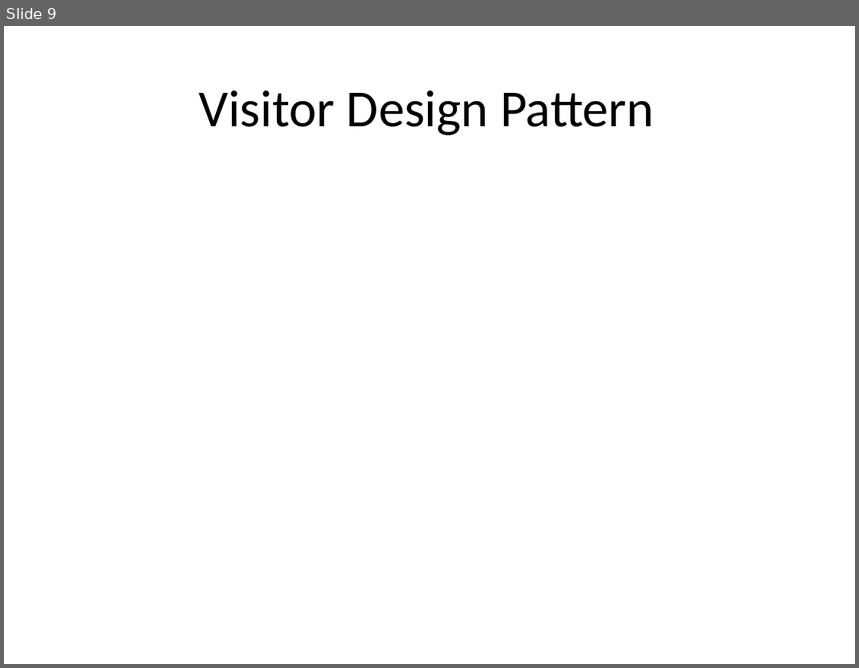
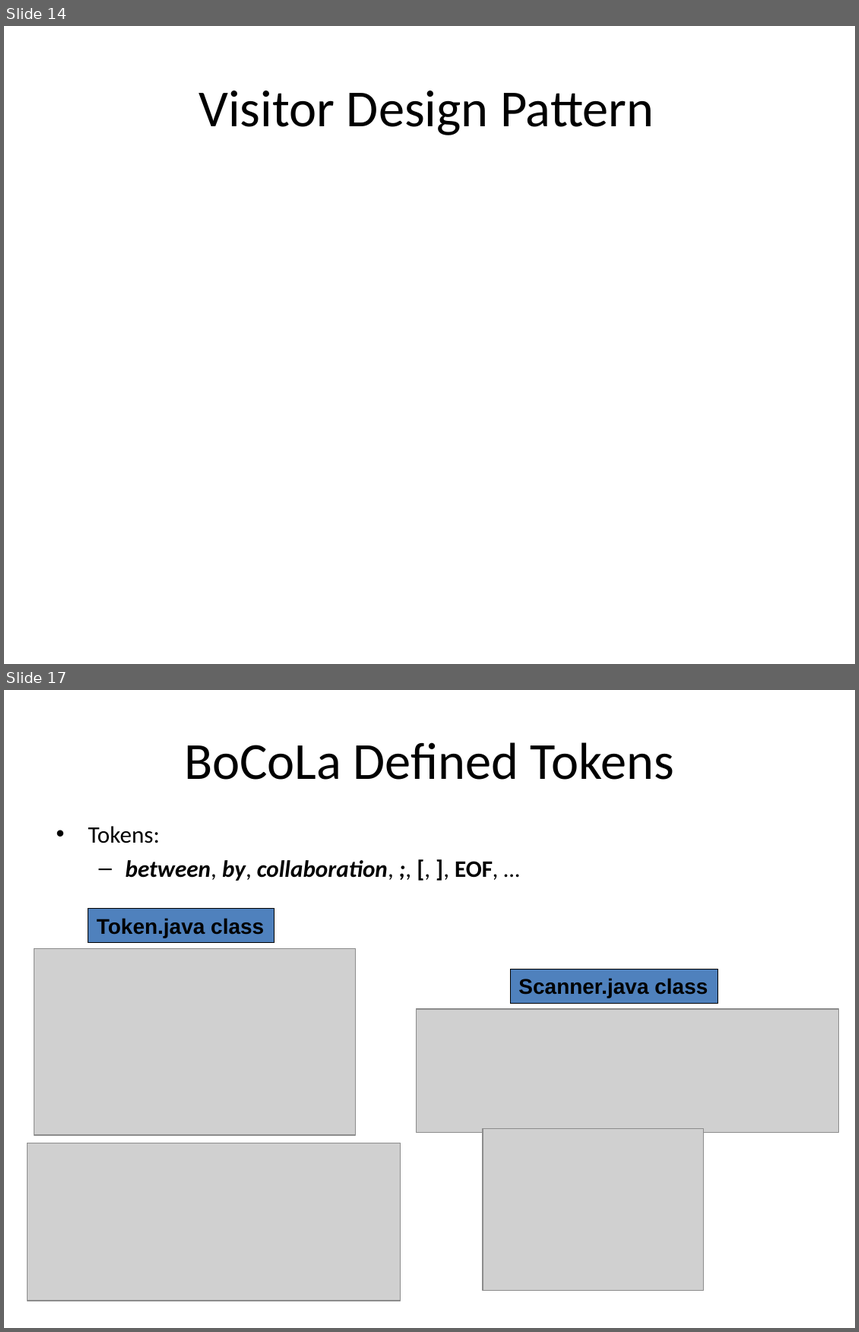
Before and after one commit to isurup/kalle-martin-group, a slide deck: SSE2/slides/1 Analysis.ppt. Shown one above the other, each under a label of ours: slide 9 before the commit, slides 14 and 17 after it; the slides between them are not shown. The pictures are 859x668 and 859x1332 pixels, drawn with LibreOffice and Linux fonts; fonts in the diff are those of the drawing; grey boxes stand for pictures. Boxes give left, top, right and bottom in pixels: in the first picture for what was removed or moved away, otherwise in the second. Text is boxed around its words. In the diff, an @@ line names an element or a change of style, - is before the commit and + after.

```diff
--- a/SSE2/slides/1 Analysis.ppt
+++ b/SSE2/slides/1 Analysis.ppt
@@ slide 17 added at [4,690,855,1328], background #FFFFFF @@
@@ title added at [184,742,674,780], 44 pt, text #000000 @@
+BoCoLa Defined Tokens
@@ text added at [88,826,499,881], 20 pt, text #000000, bold, italic @@
+• Tokens:
+  – between, by, collaboration, ;, [, ], EOF, …
@@ rectangle added at [88,909,275,943], fill #4F81BD, outline #000000 0.74 pt, 18 pt, text #000000, bold @@
+Token.java class
@@ picture added at [34,948,356,1135] @@
@@ rectangle added at [510,969,718,1003], fill #4F81BD, outline #000000 0.74 pt, 18 pt, text #000000, bold @@
+Scanner.java class
@@ picture added at [416,1009,839,1132] @@
@@ picture added at [27,1143,401,1300] @@
@@ picture added at [484,1129,704,1292] @@
@@ what was slide 9 is now slide 14 @@
```
Also in this commit, not shown: 14 other slides added.
